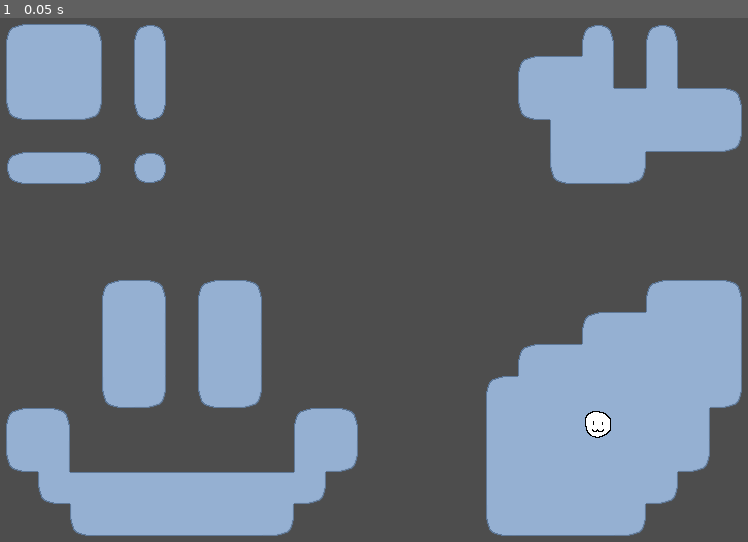
Above: before the commit, frame 1.
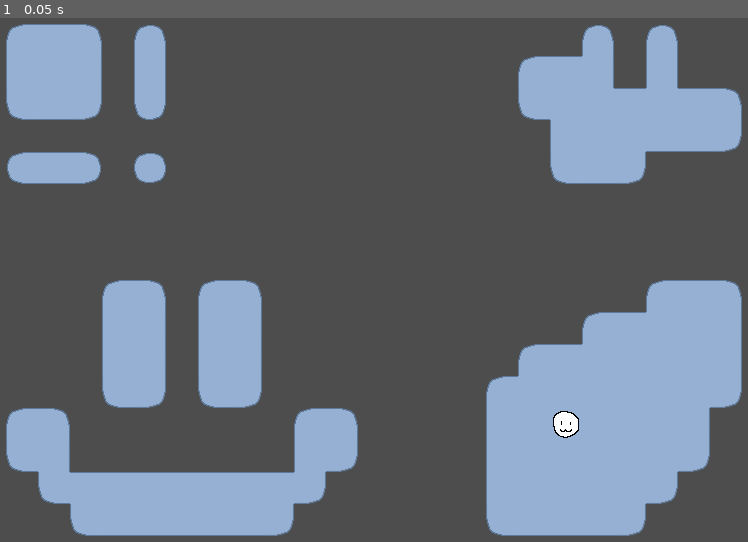
Above: after the commit, the same moment.

Repository: RubeculaBee/dream-catcher
Game: Godot game, scene res://Scenes/Rooms/test-room.tscn
Same seed, same stepped clock (60 frames per second), same inputs: the game is played once before the commit and once after it. The project has no main scene, so this scene is started directly.
Inputs:
- Up to frame 1 (0.05 s): no input

The runs differ from the first frame. In frame 1, 0.3% of the frame differs, in the area x 73-82%, y 75-81%.

Commit message:
player script responds to player input

Diff:
--- a/Resources/Tilesets/entity-tileset.tres
+++ b/Resources/Tilesets/entity-tileset.tres
@@ -4,7 +4,7 @@
 
 [sub_resource type="TileSetScenesCollectionSource" id="TileSetScenesCollectionSource_svkvl"]
 resource_name = "entities"
-scenes/1/scene = ExtResource("1_dgj8h")
+scenes/2/scene = ExtResource("1_dgj8h")
 
 [resource]
 tile_size = Vector2i(32, 32)
--- a/Resources/Tilesets/test-tileset.tres
+++ b/Resources/Tilesets/test-tileset.tres
@@ -10,27 +10,32 @@
 0:0/0/terrain = 0
 0:0/0/terrains_peering_bit/right_side = 0
 0:0/0/terrains_peering_bit/bottom_side = 0
+0:0/0/custom_data_0 = true
 1:0/0 = 0
 1:0/0/terrain_set = 0
 1:0/0/terrain = 0
 1:0/0/terrains_peering_bit/right_side = 0
 1:0/0/terrains_peering_bit/bottom_side = 0
 1:0/0/terrains_peering_bit/left_side = 0
+1:0/0/custom_data_0 = true
 2:0/0 = 0
 2:0/0/terrain_set = 0
 2:0/0/terrain = 0
 2:0/0/terrains_peering_bit/bottom_side = 0
 2:0/0/terrains_peering_bit/left_side = 0
+2:0/0/custom_data_0 = true
 3:0/0 = 0
 3:0/0/terrain_set = 0
 3:0/0/terrain = 0
 3:0/0/terrains_peering_bit/bottom_side = 0
+3:0/0/custom_data_0 = true
 0:1/0 = 0
 0:1/0/terrain_set = 0
 0:1/0/terrain = 0
 0:1/0/terrains_peering_bit/right_side = 0
 0:1/0/terrains_peering_bit/bottom_side = 0
 0:1/0/terrains_peering_bit/top_side = 0
+0:1/0/custom_data_0 = true
 1:1/0 = 0
 1:1/0/terrain_set = 0
 1:1/0/terrain = 0
@@ -38,57 +43,70 @@
 1:1/0/terrains_peering_bit/bottom_side = 0
 1:1/0/terrains_peering_bit/left_side = 0
 1:1/0/terrains_peering_bit/top_side = 0
+1:1/0/custom_data_0 = true
 2:1/0 = 0
 2:1/0/terrain_set = 0
 2:1/0/terrain = 0
 2:1/0/terrains_peering_bit/bottom_side = 0
 2:1/0/terrains_peering_bit/left_side = 0
 2:1/0/terrains_peering_bit/top_side = 0
+2:1/0/custom_data_0 = true
 3:1/0 = 0
 3:1/0/terrain_set = 0
 3:1/0/terrain = 0
 3:1/0/terrains_peering_bit/bottom_side = 0
 3:1/0/terrains_peering_bit/top_side = 0
+3:1/0/custom_data_0 = true
 0:2/0 = 0
 0:2/0/terrain_set = 0
 0:2/0/terrain = 0
 0:2/0/terrains_peering_bit/right_side = 0
 0:2/0/terrains_peering_bit/top_side = 0
+0:2/0/custom_data_0 = true
 1:2/0 = 0
 1:2/0/terrain_set = 0
 1:2/0/terrain = 0
 1:2/0/terrains_peering_bit/right_side = 0
 1:2/0/terrains_peering_bit/left_side = 0
 1:2/0/terrains_peering_bit/top_side = 0
+1:2/0/custom_data_0 = true
 2:2/0 = 0
 2:2/0/terrain_set = 0
 2:2/0/terrain = 0
 2:2/0/terrains_peering_bit/left_side = 0
 2:2/0/terrains_peering_bit/top_side = 0
+2:2/0/custom_data_0 = true
 3:2/0 = 0
 3:2/0/terrain_set = 0
 3:2/0/terrain = 0
 3:2/0/terrains_peering_bit/top_side = 0
+3:2/0/custom_data_0 = true
 0:3/0 = 0
 0:3/0/terrain_set = 0
 0:3/0/terrain = 0
 0:3/0/terrains_peering_bit/right_side = 0
+0:3/0/custom_data_0 = true
 1:3/0 = 0
 1:3/0/terrain_set = 0
 1:3/0/terrain = 0
 1:3/0/terrains_peering_bit/right_side = 0
 1:3/0/terrains_peering_bit/left_side = 0
+1:3/0/custom_data_0 = true
 2:3/0 = 0
 2:3/0/terrain_set = 0
 2:3/0/terrain = 0
 2:3/0/terrains_peering_bit/left_side = 0
+2:3/0/custom_data_0 = true
 3:3/0 = 0
 3:3/0/terrain_set = 0
 3:3/0/terrain = 0
+3:3/0/custom_data_0 = true
 
 [resource]
 tile_size = Vector2i(32, 32)
 terrain_set_0/mode = 2
 terrain_set_0/terrain_0/name = "Test"
 terrain_set_0/terrain_0/color = Color(0.6284944, 0.20667696, 0.38821256, 1)
+custom_data_layer_0/name = "walkable"
+custom_data_layer_0/type = 1
 sources/1 = SubResource("TileSetAtlasSource_nsjjv")
--- a/Scenes/Gameobjects/Player.tscn
+++ b/Scenes/Gameobjects/Player.tscn
@@ -1,9 +1,12 @@
-[gd_scene load_steps=2 format=3 uid="uid://dl5sm7g38ks6q"]
+[gd_scene load_steps=3 format=3 uid="uid://dl5sm7g38ks6q"]
 
 [ext_resource type="SpriteFrames" uid="uid://cs4sr2olxrhrj" path="res://Resources/SpriteFrames/muse-placeholder.tres" id="1_ei5lw"]
+[ext_resource type="Script" uid="uid://chyesgvfxjlxj" path="res://Scripts/player.gd" id="1_tyf51"]
 
 [node name="Player" type="Node2D"]
 texture_filter = 1
+script = ExtResource("1_tyf51")
 
 [node name="AnimatedSprite2D" type="AnimatedSprite2D" parent="."]
 sprite_frames = ExtResource("1_ei5lw")
+script = ExtResource("1_tyf51")
--- a/Scenes/Rooms/test-room.tscn
+++ b/Scenes/Rooms/test-room.tscn
@@ -11,5 +11,5 @@
 tile_set = ExtResource("1_iynly")
 
 [node name="Entity Tile Map" type="TileMapLayer" parent="."]
-tile_map_data = PackedByteArray("AAATAA0AAAAAAAAAAQA=")
+tile_map_data = PackedByteArray("AAASAA0AAAAAAAAAAgA=")
 tile_set = ExtResource("2_rqgg6")
--- a/Scripts/empty-script.gd
+++ /dev/null
@@ -1 +0,0 @@
-extends Node
--- /dev/null
+++ b/Scripts/player.gd
@@ -0,0 +1,11 @@
+extends Node2D
+
+var movementHoriz: float
+var movementVert: float
+
+func _process(_delta: float) -> void:
+	movementHoriz = Input.get_axis("left", "right")
+	movementVert = Input.get_axis("up", "down")
+
+	print("test")
+	print("Horiz: %s | Vert: %s" % [movementHoriz, movementVert])
Not shown, removed: Scripts/empty-script.gd.uid
Not shown, added: Scripts/player.gd.uid
